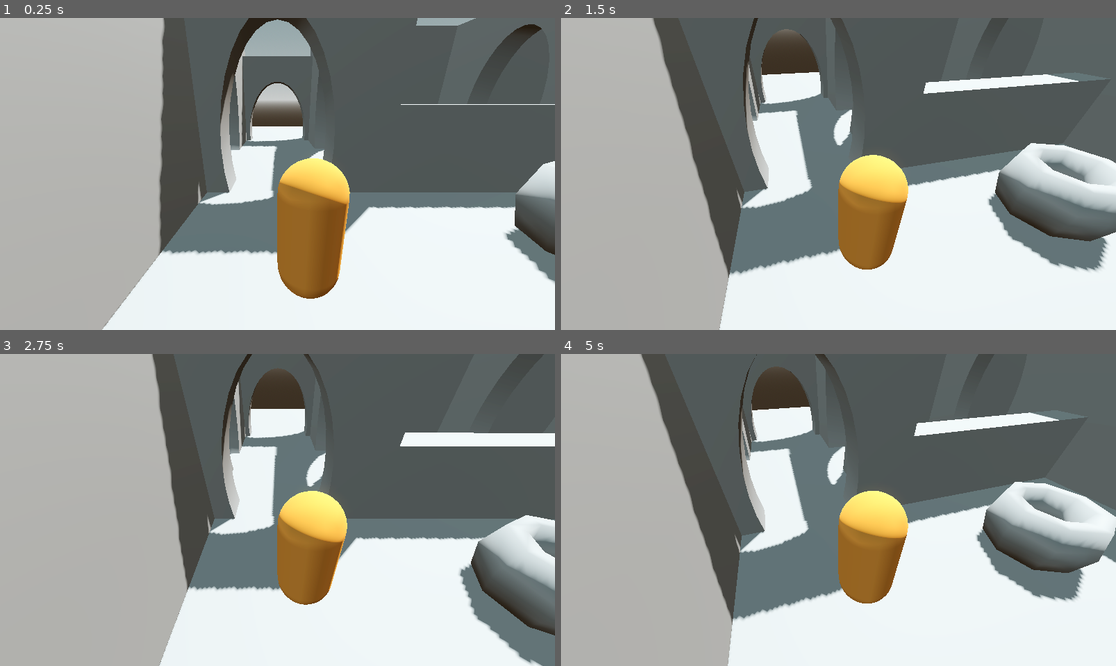
Above: before the commit, frames 1-4 (two rows, left to right).
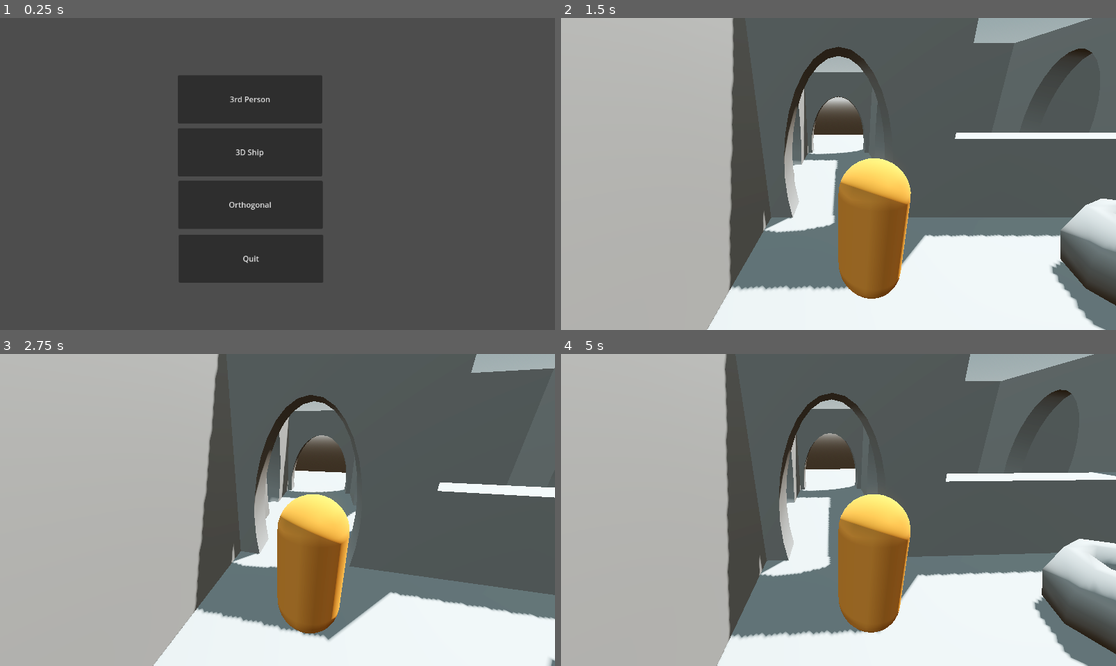
Above: after the commit, the same moments.

Repository: ADM20/HGGJ25_SpaceMorgan
Game: Godot game, scene res://main_menu.tscn
Two runs of this game, one before a commit and one after it. Both use one fixed random seed, a clock stepped at 60 frames per second and the inputs below. Before the commit the project starts from res://over_shoulder.tscn.
Inputs (mouse positions are in pixels of both pictures, inside the frame that each line leads up to):
- Up to frame 1 (0.25 s): no input
- Up to frame 2 (1.5 s): click (810, 99) at 0.5 s, where only the run after the commit has a clickable "3rd Person"; tap Enter (ui_accept) at 1.25 s; move the mouse to (866, 174) at 1.27 s; hold Up (ui_up) from 1.28 s (still down); tap Shift (sprint) at 1.35 s; click (866, 174) at 1.42 s
- Up to frame 3 (2.75 s): keep holding Up (ui_up); tap Enter (ui_accept) at 1.52, 2.27 s; move the mouse to (249, 510) at 2.02 s; tap Shift (sprint) at 2.1 s
- Up to frame 4 (5 s): keep holding Up (ui_up); move the mouse to (849, 503) at 2.77 s; tap Shift (sprint) at 2.85, 3.6, 4.35 s; tap Enter (ui_accept) at 3.5, 3.77, 4.52 s; move the mouse to (832, 516) at 3.52 s; click (832, 516) at 3.67 s; move the mouse to (877, 513) at 4.27 s

The runs differ from the first frame. In frame 1, 71% of the frame differs, in the area x 0-100%, y 0-100%; in frame 2, 35%; in frame 3, 32%; in frame 4, 36%.

Commit message:
Main menu default scene

Diff:
--- a/project.godot
+++ b/project.godot
@@ -11,7 +11,7 @@
 [application]
 
 config/name="HGGJ25_SpaceGame"
-run/main_scene="uid://b52ar5dyymcux"
+run/main_scene="uid://btx586r70etio"
 config/features=PackedStringArray("4.4", "Forward Plus")
 config/icon="res://icon.svg"
 
Not shown, added: export_presets.cfg
